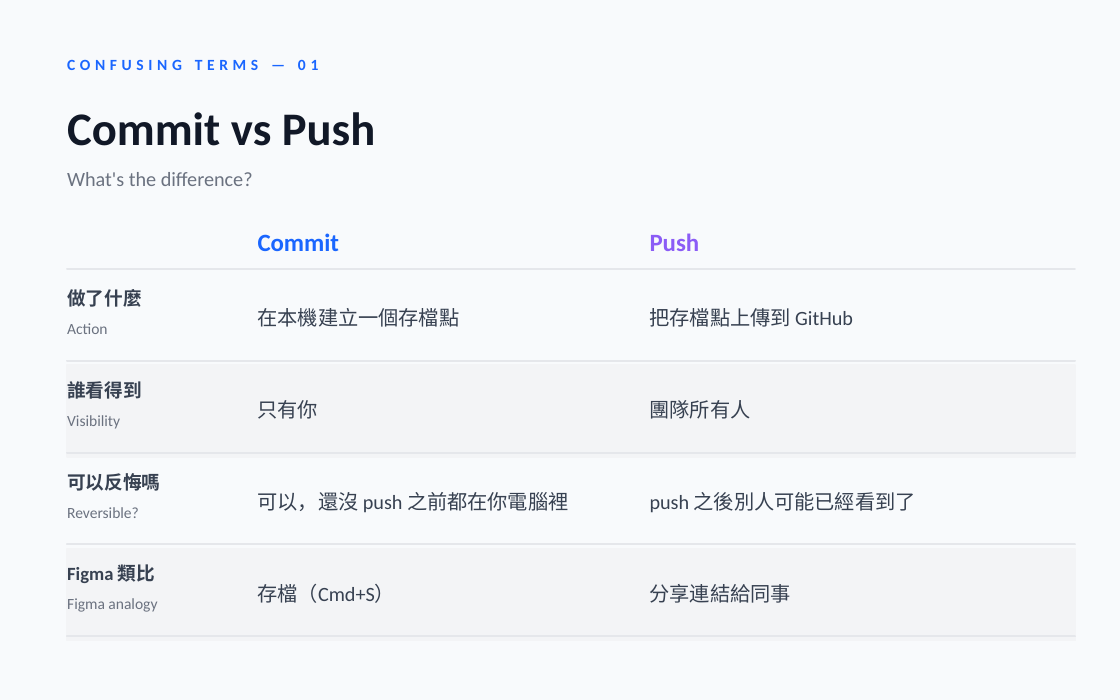
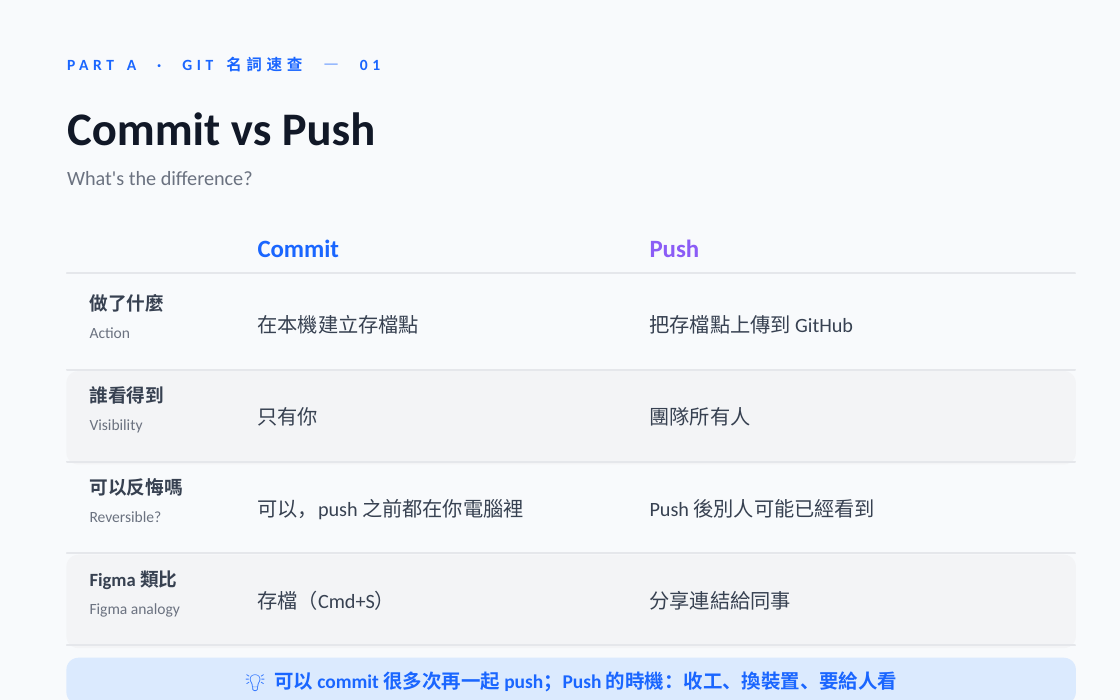
Before and after one commit to JiaWen-Shen/AI-design, a slide deck: slide 3 of proposals/week3-git-vocabulary.pptx (slide 4 before the commit). Drawn at 1120x700 pixels with LibreOffice and Linux fonts; fonts in the diff are those of the drawing. Boxes give left, top, right and bottom in pixels: in the first picture for what was removed or moved away, otherwise in the second. Text is boxed around its words. In the diff, an @@ line names an element or a change of style, - is before the commit and + after.

```diff
--- a/proposals/week3-git-vocabulary.pptx
+++ b/proposals/week3-git-vocabulary.pptx
@@ text at (x1=67, y1=56, x2=380, y2=72): text changed @@
-CONFUSING TERMS — 01
+PART A · GIT 名詞速查 — 01
@@ text "做了什麼" moved from (x1=67, y1=289, x2=142, y2=307) to (x1=90, y1=294, x2=165, y2=312) @@
@@ text "Action" moved from (x1=67, y1=323, x2=107, y2=334) to (x1=90, y1=327, x2=130, y2=338) @@
@@ text at (x1=258, y1=315, x2=419, y2=334): text changed @@
-在本機建立一個存檔點
+在本機建立存檔點
@@ 7 texts, 2 rounded rectangles, 1 rectangle moved together from (x1=67, y1=233, x2=1075, y2=641) to (x1=67, y1=239, x2=1075, y2=647) @@
@@ rounded rectangle at (x1=67, y1=372, x2=1075, y2=464): rectangle to rounded rectangle @@
@@ text "誰看得到" moved from (x1=67, y1=381, x2=142, y2=399) to (x1=90, y1=386, x2=165, y2=404) @@
@@ text "Visibility" moved from (x1=67, y1=415, x2=120, y2=429) to (x1=90, y1=419, x2=143, y2=433) @@
@@ text "可以反悔嗎" moved from (x1=67, y1=473, x2=160, y2=491) to (x1=90, y1=478, x2=183, y2=496) @@
@@ text "Reversible?" moved from (x1=67, y1=507, x2=139, y2=518) to (x1=90, y1=511, x2=162, y2=522) @@
@@ text at (x1=258, y1=499, x2=523, y2=520): text changed @@
-可以，還沒 push 之前都在你電腦裡
+可以，push 之前都在你電腦裡
@@ text at (x1=650, y1=499, x2=876, y2=518): text changed @@
-push 之後別人可能已經看到了
+Push 後別人可能已經看到
@@ rounded rectangle at (x1=67, y1=556, x2=1075, y2=647): rectangle to rounded rectangle @@
@@ text "Figma 類比" moved from (x1=67, y1=564, x2=155, y2=583) to (x1=90, y1=570, x2=177, y2=589) @@
@@ text "Figma analogy" moved from (x1=67, y1=598, x2=157, y2=612) to (x1=90, y1=603, x2=180, y2=617) @@
@@ 4 rectangles moved together from (x1=67, y1=361, x2=1075, y2=636) to (x1=67, y1=370, x2=1075, y2=645) @@
@@ rounded rectangle added at (x1=67, y1=659, x2=1075, y2=700), fill #DBEAFE, outline #DBEAFE 1 pt @@
@@ text added at (x1=274, y1=671, x2=897, y2=692), 12.5 pt, text #1A66FF, bold @@
+💡 可以 commit 很多次再一起 push；Push 的時機：收工、換裝置、要給人看
```
Also in this commit, not shown: 6 other slides changed, 12 slides added, 10 slides removed, 1 other file.
